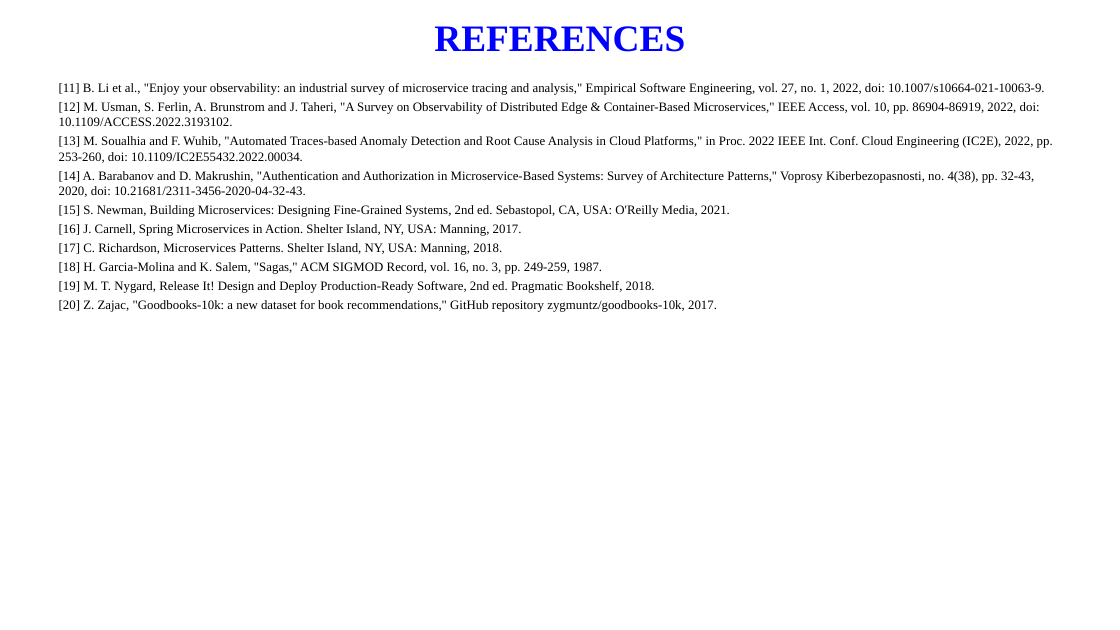
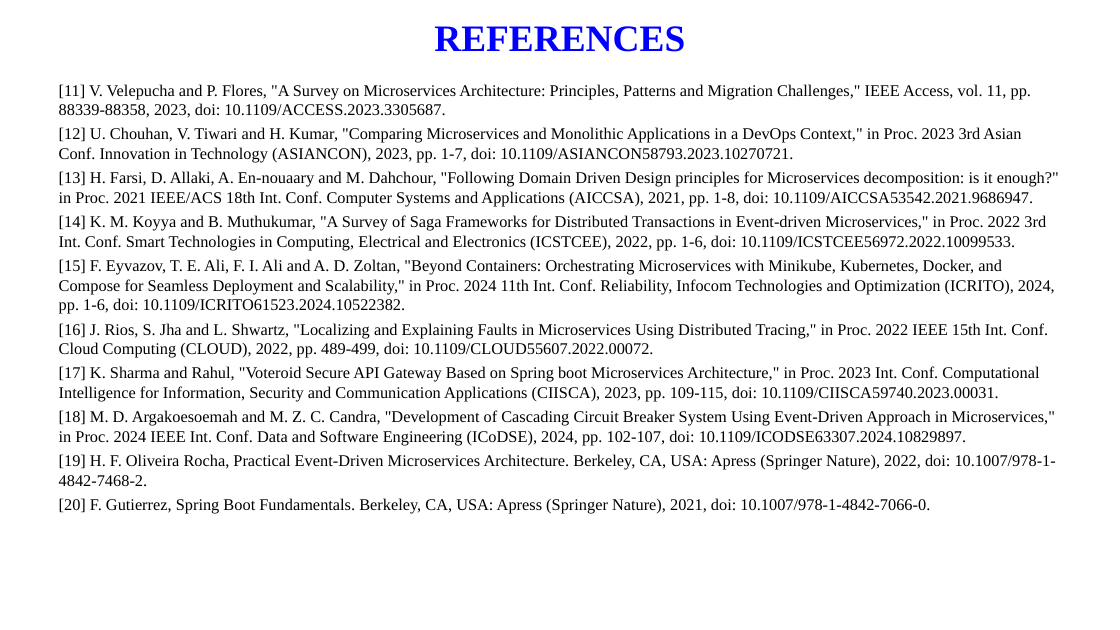
Before and after one commit to manasakrishnakumar/Online-library-management-system, a slide deck: slide 19 of report/Online_Library_Management_System_Presentation.pptx. Drawn at 1120x630 pixels with LibreOffice and Linux fonts; fonts in the diff are those of the drawing; background and template pictures are left out. Boxes give left, top, right and bottom in pixels: in the first picture for what was removed or moved away, otherwise in the second. Text is boxed around its words. In the diff, an @@ line names an element or a change of style, - is before the commit and + after.

```diff
--- a/report/Online_Library_Management_System_Presentation.pptx
+++ b/report/Online_Library_Management_System_Presentation.pptx
@@ text at <box>59,84,1059,514</box>: text changed; size 11 to 14 pt @@
-[11] B. Li et al., "Enjoy your observability: an industrial survey of microservice tracing and analysis," Empirical Software Engineering, vol. 27, no. 1, 2022, doi: 10.1007/s10664-021-10063-9.
-[12] M. Usman, S. Ferlin, A. Brunstrom and J. Taheri, "A Survey on Observability of Distributed Edge & Container-Based Microservices," IEEE Access, vol. 10, pp. 86904-86919, 2022, doi: 10.1109/ACCESS.2022.3193102.
-[13] M. Soualhia and F. Wuhib, "Automated Traces-based Anomaly Detection and Root Cause Analysis in Cloud Platforms," in Proc. 2022 IEEE Int. Conf. Cloud Engineering (IC2E), 2022, pp. 253-260, doi: 10.1109/IC2E55432.2022.00034.
-[14] A. Barabanov and D. Makrushin, "Authentication and Authorization in Microservice-Based Systems: Survey of Architecture Patterns," Voprosy Kiberbezopasnosti, no. 4(38), pp. 32-43, 2020, doi: 10.21681/2311-3456-2020-04-32-43.
-[15] S. Newman, Building Microservices: Designing Fine-Grained Systems, 2nd ed. Sebastopol, CA, USA: O'Reilly Media, 2021.
-[16] J. Carnell, Spring Microservices in Action. Shelter Island, NY, USA: Manning, 2017.
-[17] C. Richardson, Microservices Patterns. Shelter Island, NY, USA: Manning, 2018.
-[18] H. Garcia-Molina and K. Salem, "Sagas," ACM SIGMOD Record, vol. 16, no. 3, pp. 249-259, 1987.
-[19] M. T. Nygard, Release It! Design and Deploy Production-Ready Software, 2nd ed. Pragmatic Bookshelf, 2018.
-[20] Z. Zajac, "Goodbooks-10k: a new dataset for book recommendations," GitHub repository zygmuntz/goodbooks-10k, 2017.
+[11] V. Velepucha and P. Flores, "A Survey on Microservices Architecture: Principles, Patterns and Migration Challenges," IEEE Access, vol. 11, pp. 88339-88358, 2023, doi: 10.1109/ACCESS.2023.3305687.
+[12] U. Chouhan, V. Tiwari and H. Kumar, "Comparing Microservices and Monolithic Applications in a DevOps Context," in Proc. 2023 3rd Asian Conf. Innovation in Technology (ASIANCON), 2023, pp. 1-7, doi: 10.1109/ASIANCON58793.2023.10270721.
+[13] H. Farsi, D. Allaki, A. En-nouaary and M. Dahchour, "Following Domain Driven Design principles for Microservices decomposition: is it enough?" in Proc. 2021 IEEE/ACS 18th Int. Conf. Computer Systems and Applications (AICCSA), 2021, pp. 1-8, doi: 10.1109/AICCSA53542.2021.9686947.
+[14] K. M. Koyya and B. Muthukumar, "A Survey of Saga Frameworks for Distributed Transactions in Event-driven Microservices," in Proc. 2022 3rd Int. Conf. Smart Technologies in Computing, Electrical and Electronics (ICSTCEE), 2022, pp. 1-6, doi: 10.1109/ICSTCEE56972.2022.10099533.
+[15] F. Eyvazov, T. E. Ali, F. I. Ali and A. D. Zoltan, "Beyond Containers: Orchestrating Microservices with Minikube, Kubernetes, Docker, and Compose for Seamless Deployment and Scalability," in Proc. 2024 11th Int. Conf. Reliability, Infocom Technologies and Optimization (ICRITO), 2024, pp. 1-6, doi: 10.1109/ICRITO61523.2024.10522382.
+[16] J. Rios, S. Jha and L. Shwartz, "Localizing and Explaining Faults in Microservices Using Distributed Tracing," in Proc. 2022 IEEE 15th Int. Conf. Cloud Computing (CLOUD), 2022, pp. 489-499, doi: 10.1109/CLOUD55607.2022.00072.
+[17] K. Sharma and Rahul, "Voteroid Secure API Gateway Based on Spring boot Microservices Architecture," in Proc. 2023 Int. Conf. Computational Intelligence for Information, Security and Communication Applications (CIISCA), 2023, pp. 109-115, doi: 10.1109/CIISCA59740.2023.00031.
+[18] M. D. Argakoesoemah and M. Z. C. Candra, "Development of Cascading Circuit Breaker System Using Event-Driven Approach in Microservices," in Proc. 2024 IEEE Int. Conf. Data and Software Engineering (ICoDSE), 2024, pp. 102-107, doi: 10.1109/ICODSE63307.2024.10829897.
+[19] H. F. Oliveira Rocha, Practical Event-Driven Microservices Architecture. Berkeley, CA, USA: Apress (Springer Nature), 2022, doi: 10.1007/978-1-4842-7468-2.
+[20] F. Gutierrez, Spring Boot Fundamentals. Berkeley, CA, USA: Apress (Springer Nature), 2021, doi: 10.1007/978-1-4842-7066-0.
```
Also in this commit, not shown: 17 other slides changed, 1 slide added, 1 slide removed, 11 other files.
